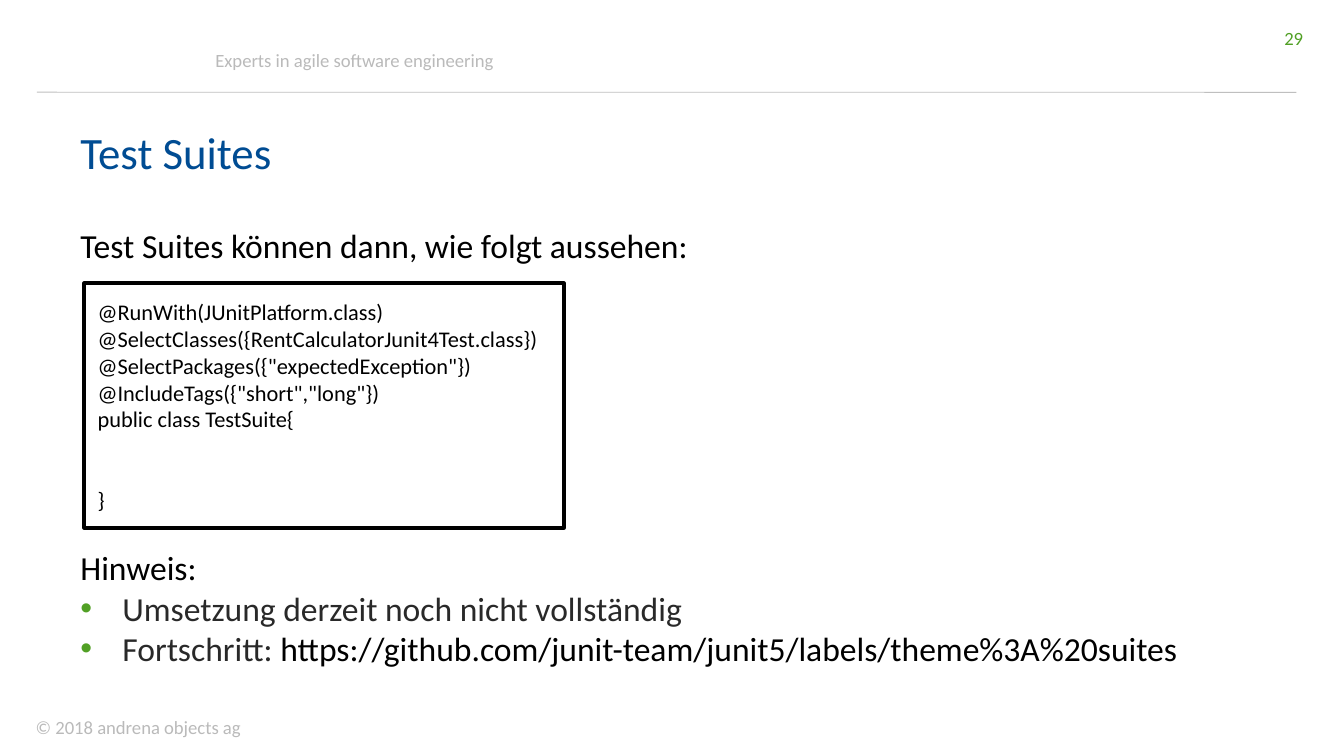
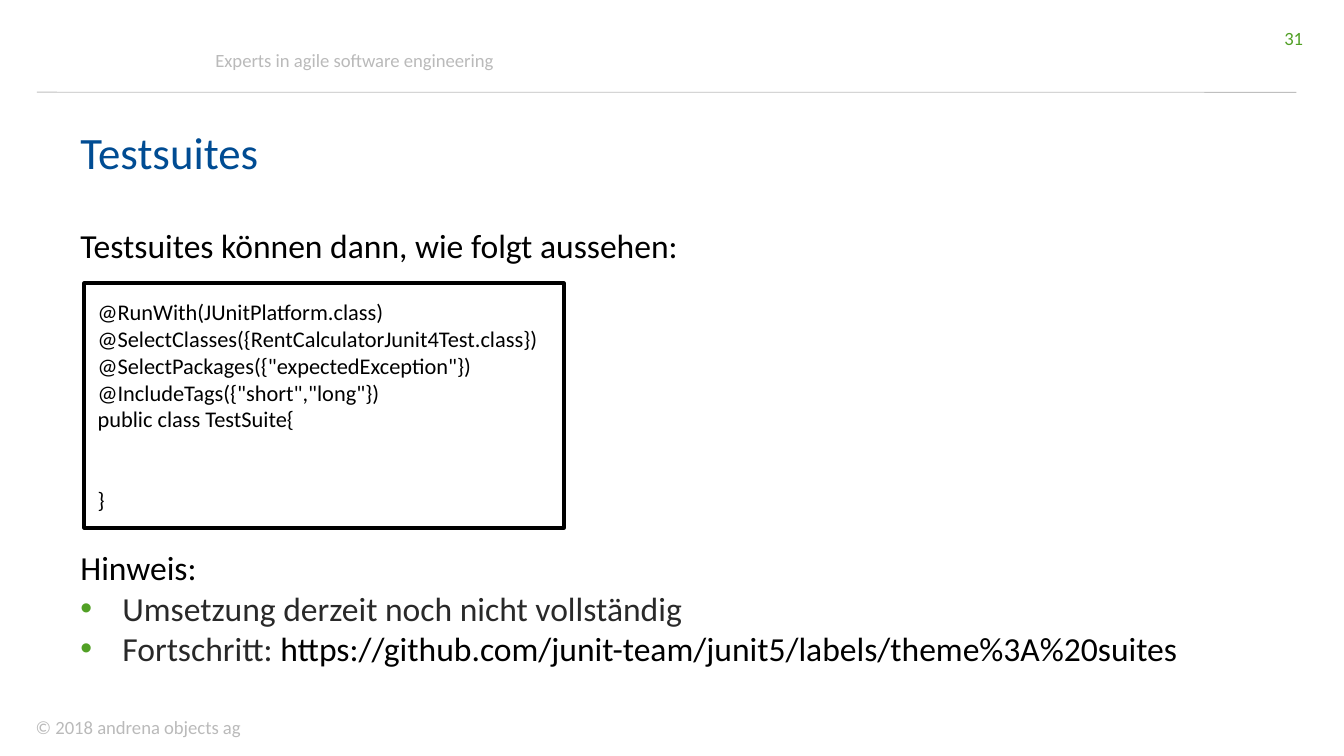
Before and after one commit to andrena/junit5-workshop-et-ka-2018, a slide deck: slide 31 of files/Folien.pptx (slide 29 before the commit). Drawn at 1344x756 pixels with LibreOffice and Linux fonts; fonts in the diff are those of the drawing; background and template pictures are left out. Boxes give left, top, right and bottom in pixels: in the first picture for what was removed or moved away, otherwise in the second. Text is boxed around its words. In the diff, an @@ line names an element or a change of style, - is before the commit and + after.

```diff
--- a/files/Folien.pptx
+++ b/files/Folien.pptx
@@ page number at bbox=[1284, 33, 1303, 45]: text changed @@
-29
+31
@@ text at bbox=[80, 138, 258, 170]: text changed @@
-Test Suites
+Testsuites
@@ text at bbox=[80, 234, 678, 264]: text changed @@
-Test Suites können dann, wie folgt aussehen:
+Testsuites können dann, wie folgt aussehen:
```
Also in this commit, not shown: 10 other slides changed, 13 slides added.
